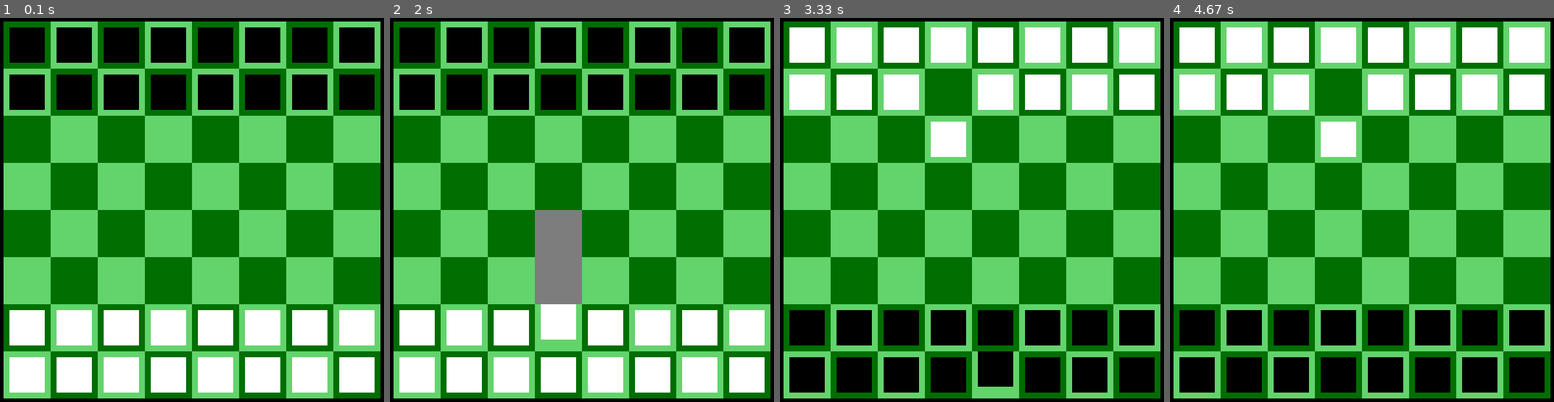
Above: before the commit, frames 1-4 (left to right).
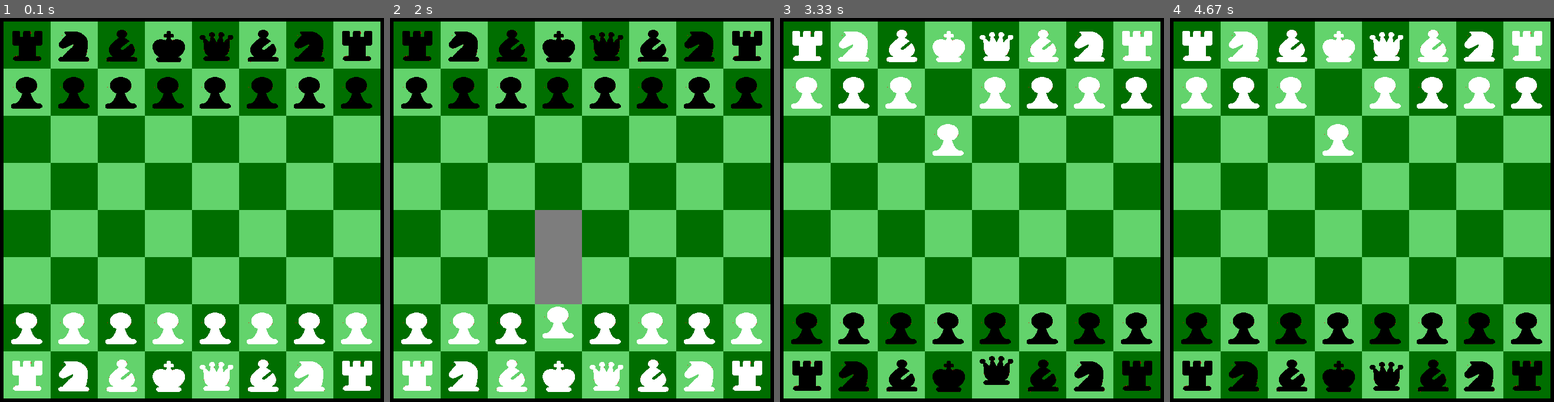
Above: after the commit, the same moments.

Repository: MingMinNa/Chess-game-pygame-
Game: pygame game, started from main.py
Two runs of this game, one before a commit and one after it. Both use one fixed random seed, a clock stepped at 60 frames per second and the inputs below.
Inputs (mouse positions are in pixels of both pictures, inside the frame that each line leads up to):
- Up to frame 1 (0.1 s): no input
- Up to frame 2 (2 s): click (462, 375) at 0.38 s; click (482, 213) at 0.72 s; click (416, 329) at 1.05 s; click (474, 56) at 1.38 s; click (562, 317) at 1.72 s
- Up to frame 3 (3.33 s): click (972, 259) at 2.08 s; click (948, 375) at 2.55 s; click (1114, 317) at 2.88 s; click (995, 375) at 3.22 s
- Up to frame 4 (4.67 s): click (1507, 290) at 3.55 s; click (1196, 375) at 4.22 s; click (1300, 329) at 4.55 s

The runs differ from the first frame. In frame 1, 14% of the frame differs, in the area x 2-98%, y 2-98%; in frame 2, 14%; in frame 3, 14%; in frame 4, 14%.

Commit message:
Game is ok

Diff:
--- a/components/chesspiece.py
+++ b/components/chesspiece.py
@@ -3,23 +3,18 @@
 from components.constants import *
 from components.boardcell import *
 
-
 class Chesspiece(pygame.sprite.Sprite):
-    def __init__(self, chesskind:str, cell_x:int, cell_y:int, team:str, cells:list["BoardCell"]) -> None:
+    def __init__(self, chesskind:str, cell_x:int, cell_y:int, team:str, cells:list["BoardCell"], chessman_img:Mapping[str, Mapping[str,"pygame.Surface"]]) -> None:
 
         # new chesspiece must be spawned in the empty cell
         if cells[cell_x  + cell_y * CELL_Col_Cnt].state != CELL_STATE["Nothing"]:
             raise Exception("The position have other chess")
 
         pygame.sprite.Sprite.__init__(self)
-        self.image = pygame.Surface((CHESS_SideLength, CHESS_SideLength))
-
+        self.image = pygame.transform.scale(chessman_img[team][chesskind], (CHESS_SideLength, CHESS_SideLength))
+        self.image.set_colorkey(RED)
         # which color does the chessman belong to
         self.team = TEAM[team]
-        if team == "White":
-            self.image.fill(WHITE)
-        else:
-            self.image.fill(BLACK)
 
         # set the position
         self.rect = self.image.get_rect()
@@ -180,7 +175,7 @@
         cells[cell_x  + cell_y * CELL_Col_Cnt].state = self.team
         boardCellRecover(cells)
 
-def chessPiecesGenerate(cells:Sequence["BoardCell"]) -> Tuple["pygame.sprite.Group", Mapping[ str, list["Chesspiece"]]]:
+def chessPiecesGenerate(cells:Sequence["BoardCell"], chessman_img:Mapping[str, Mapping[str,"pygame.Surface"]]) -> Tuple["pygame.sprite.Group", Mapping[ str, list["Chesspiece"]]]:
     chess_sprite = pygame.sprite.Group()
     # white team
     order = ["Rook", "Knight", "Bishop", "King","Queen","Bishop","Knight", "Rook"]
@@ -197,19 +192,19 @@
     (8) White "Rook", "Knight", "Bishop", "King","Queen","Bishop","Knight", "Rook"
     """
     for i, kind in enumerate(order):
-        temp = Chesspiece(kind, i, 0, "Black", cells)
+        temp = Chesspiece(kind, i, 0, "Black", cells, chessman_img)
         chess_sprite.add(temp)
         chess["Black"].append(temp)
 
-        temp = Chesspiece("Pawn", i, 1, "Black", cells)
+        temp = Chesspiece("Pawn", i, 1, "Black", cells, chessman_img)
         chess_sprite.add(temp)
         chess["Black"].append(temp)
 
-        temp = Chesspiece(kind, i, CELL_Row_Cnt-1, "White", cells)
+        temp = Chesspiece(kind, i, CELL_Row_Cnt-1, "White", cells, chessman_img)
         chess_sprite.add(temp)
         chess["White"].append(temp)
 
-        temp = Chesspiece("Pawn", i, CELL_Row_Cnt-2, "White", cells)
+        temp = Chesspiece("Pawn", i, CELL_Row_Cnt-2, "White", cells, chessman_img)
         chess_sprite.add(temp)
         chess["White"].append(temp)
 
@@ -229,5 +224,9 @@
             cells[CELL_Col_Cnt * row + i].state, cells[(CELL_Row_Cnt - row - 1) * CELL_Col_Cnt + i].state = cells[(CELL_Row_Cnt - row - 1) * CELL_Col_Cnt + i].state, cells[CELL_Col_Cnt * row + i].state
     return
 
-def pawn_Promotion(pawn:["Chesspiece"]) -> None:
-    pass
+def pawnPromotion(pawn:"Chesspiece", chesskind:str, chessman_img:Mapping[str, Mapping[str,"pygame.Surface"]]) -> None:
+    pawn.chesskind = chesskind
+    del pawn.image
+    color = "White" if pawn.team == TEAM["White"] else "Black"
+    pawn.image = pygame.transform.scale(chessman_img[color][chesskind], (CHESS_SideLength, CHESS_SideLength))
+    pawn.image.set_colorkey(RED)
--- a/components/constants.py
+++ b/components/constants.py
@@ -13,6 +13,7 @@
 RED = (255, 0, 0)
 YELLOW = (240,230,140)
 BLUE = (30,144,255)
+TRANSPARENT = (0, 0, 0, 0)
 
 # board cell
 CELL_SideLength = 80
@@ -69,3 +70,10 @@
         "Rook":(4, CELL_Row_Cnt - 1)
     }
 }
+
+
+# promotion panel
+PANEL_WIDTH = 400
+PANEL_HEIGHT = 250
+PANEL_INIT_X = 150
+PANEL_INIT_Y = 225
--- /dev/null
+++ b/components/promotionPanel.py
@@ -0,0 +1,26 @@
+
+import pygame
+from components.constants import *
+from components.chesspiece import *
+from components.boardcell import *
+
+
+class PanelChess(pygame.sprite.Sprite):
+    def __init__(self, x:int, y:int, size:int, color:str, chesskind:str, chessman_img:Mapping[str, Mapping[str,"pygame.Surface"]]) -> None:
+        pygame.sprite.Sprite.__init__(self)
+        self.image = pygame.transform.scale(chessman_img[color][chesskind], (CHESS_SideLength, CHESS_SideLength))
+        self.image.set_colorkey(RED)
+        self.rect = self.image.get_rect()
+        self.rect.x = x
+        self.rect.y = y
+
+class Panel(pygame.sprite.Sprite):
+    def __init__(self, panelSprite: "pygame.sprite.Group", color:str, chessman_img:Mapping[str, Mapping[str,"pygame.Surface"]]) -> None:
+        chesskind = ["Queen", "Rook", "Knight", "Bishop"]
+        pygame.sprite.Sprite.__init__(self)
+        self.image = pygame.Surface((PANEL_WIDTH, PANEL_HEIGHT))
+        self.image.fill(GRAY)
+        self.rect = self.image.get_rect()
+        self.rect.x = PANEL_INIT_X
+        self.rect.y = PANEL_INIT_Y
+        self.chessman = [ PanelChess(170 + (100 * i), 300 , CHESS_SideLength, color, chesskind[i], chessman_img) for i in range(len(chesskind))]
--- a/main.py
+++ b/main.py
@@ -3,7 +3,8 @@
 from components.constants import *
 from components.boardcell import *
 from components.chesspiece import *
-
+from components.promotionPanel import *
+import os
 
 # process control
 pygame.init()
@@ -13,16 +14,34 @@
 running = True
 current_move = "White"
 
-
-# chessboard spawn ("cells" is a List)
-boardcell_sprite, cells = chessBoardGenerate()
-chess_sprite, existing_chess = chessPiecesGenerate(cells)
-
-choice = -1
-move_area = []
-# check whether you have moved the chessman(or alive): [Left Rook, King, Right Rook]
-chess_castling = {"White": [True, True, True], "Black": [True, True, True]}
-enemy_attack_area = []
+# load image
+chessman_img = {"Black":dict(), "White":dict()}
+chessman_img["Black"]["King"] = pygame.image.load(os.path.join("img", "King.png")).convert()
+chessman_img["Black"]["Queen"] = pygame.image.load(os.path.join("img", "Queen.png")).convert()
+chessman_img["Black"]["Pawn"] = pygame.image.load(os.path.join("img", "Pawn.png")).convert()
+chessman_img["Black"]["Knight"] = pygame.image.load(os.path.join("img", "Knight.png")).convert()
+chessman_img["Black"]["Bishop"] = pygame.image.load(os.path.join("img", "Bishop.png")).convert()
+chessman_img["Black"]["Rook"] = pygame.image.load(os.path.join("img", "Rook.png")).convert()
+
+chessman_img["White"]["King"] = pygame.image.load(os.path.join("img", "King2.png")).convert()
+chessman_img["White"]["Queen"] = pygame.image.load(os.path.join("img", "Queen2.png")).convert()
+chessman_img["White"]["Pawn"] = pygame.image.load(os.path.join("img", "Pawn2.png")).convert()
+chessman_img["White"]["Knight"] = pygame.image.load(os.path.join("img", "Knight2.png")).convert()
+chessman_img["White"]["Bishop"] = pygame.image.load(os.path.join("img", "Bishop2.png")).convert()
+chessman_img["White"]["Rook"] = pygame.image.load(os.path.join("img", "Rook2.png")).convert()
+
+def game_init() -> None:
+    # chessboard spawn ("cells" is a List)
+    global boardcell_sprite, cells, chess_sprite, existing_chess,panel_sprite, choice, move_area, chess_castling, enemy_attack_area
+    boardcell_sprite, cells = chessBoardGenerate()
+    chess_sprite, existing_chess = chessPiecesGenerate(cells, chessman_img)
+
+
+    choice = -1
+    move_area = []
+    # check whether you have moved the chessman(or alive): [Left Rook, King, Right Rook]
+    chess_castling = {"White": [True, True, True], "Black": [True, True, True]}
+    enemy_attack_area = []
 
 
 # When you put the chessman down, this function will work
@@ -121,9 +140,33 @@
                 continue
             existing_chess[current_move][RootIdx].move(cell_x = CastlingMOVE[dist]["Rook"][0], cell_y = CastlingMOVE[dist]["Rook"][1], cells = cells)
 
-
+def showChessPanel(color:str) -> str:
+    global screen, running
+    waiting = True
+    panel_sprite = pygame.sprite.Group()
+    panel = Panel(panel_sprite, color, chessman_img)
+    panel_sprite.add(panel)
+    for kind in panel.chessman:
+        panel_sprite.add(kind)
+    panel_sprite.draw(screen)
+    pygame.display.update()
+    while waiting:
+        clock.tick(FPS)
+        for event in pygame.event.get():
+            if event.type == pygame.QUIT:
+                waiting = False
+                running = False
+            elif event.type == pygame.MOUSEBUTTONDOWN:
+                mouse_pos = pygame.mouse.get_pos()
+                if 300 <= mouse_pos[1] <= 300 + CHESS_SideLength:
+
+                    for i in range(4):
+                        if (170 + 100 * i) <= mouse_pos[0] <= (170 + 100*i + CHESS_SideLength):
+                            del panel_sprite, panel
+                            return ["Queen", "Rook", "Knight", "Bishop"][i]
+
+game_init()
 while running:
-
     clock.tick(FPS)
     for event in pygame.event.get():
         if event.type == pygame.QUIT:
@@ -174,7 +217,7 @@
 
                 existing_chess[current_move][choice].move(cell_x, cell_y, cells)
                 if existing_chess[current_move][choice].chesskind == "Pawn" and cell_y == 0:
-                    pawn_Promotion(existing_chess[current_move][choice])
+                    pawnPromotion(existing_chess[current_move][choice], showChessPanel(current_move),chessman_img)
 
 
                 renew_choice()
Binary file added: img/Bishop.png
Binary file added: img/Bishop2.png
Binary file added: img/King.png
Binary file added: img/King2.png
Binary file added: img/Knight.png
Binary file added: img/Knight2.png
Binary file added: img/Pawn.png
Binary file added: img/Pawn2.png
Binary file added: img/Queen.png
Binary file added: img/Queen2.png
Binary file added: img/Rook.png
Binary file added: img/Rook2.png
